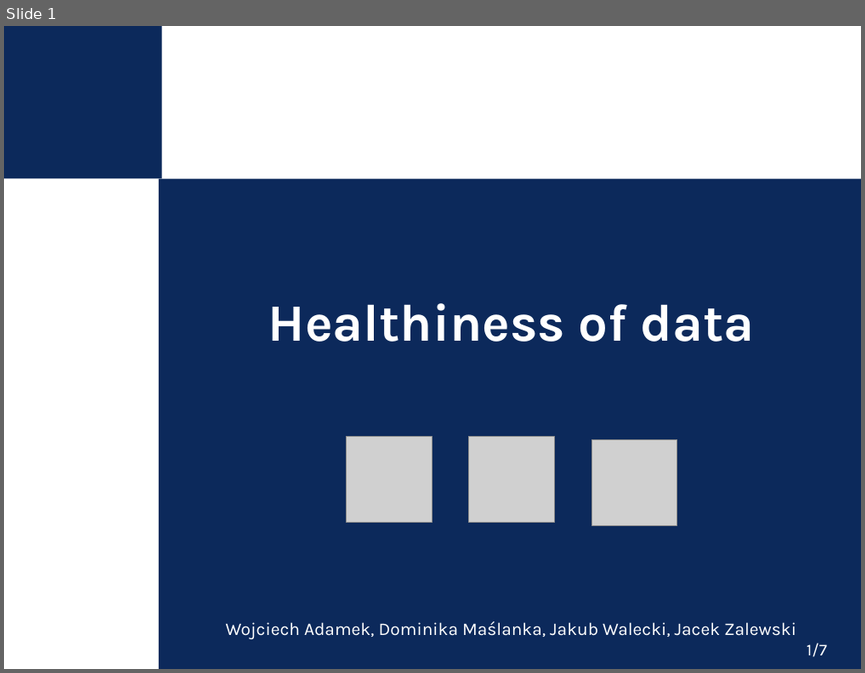
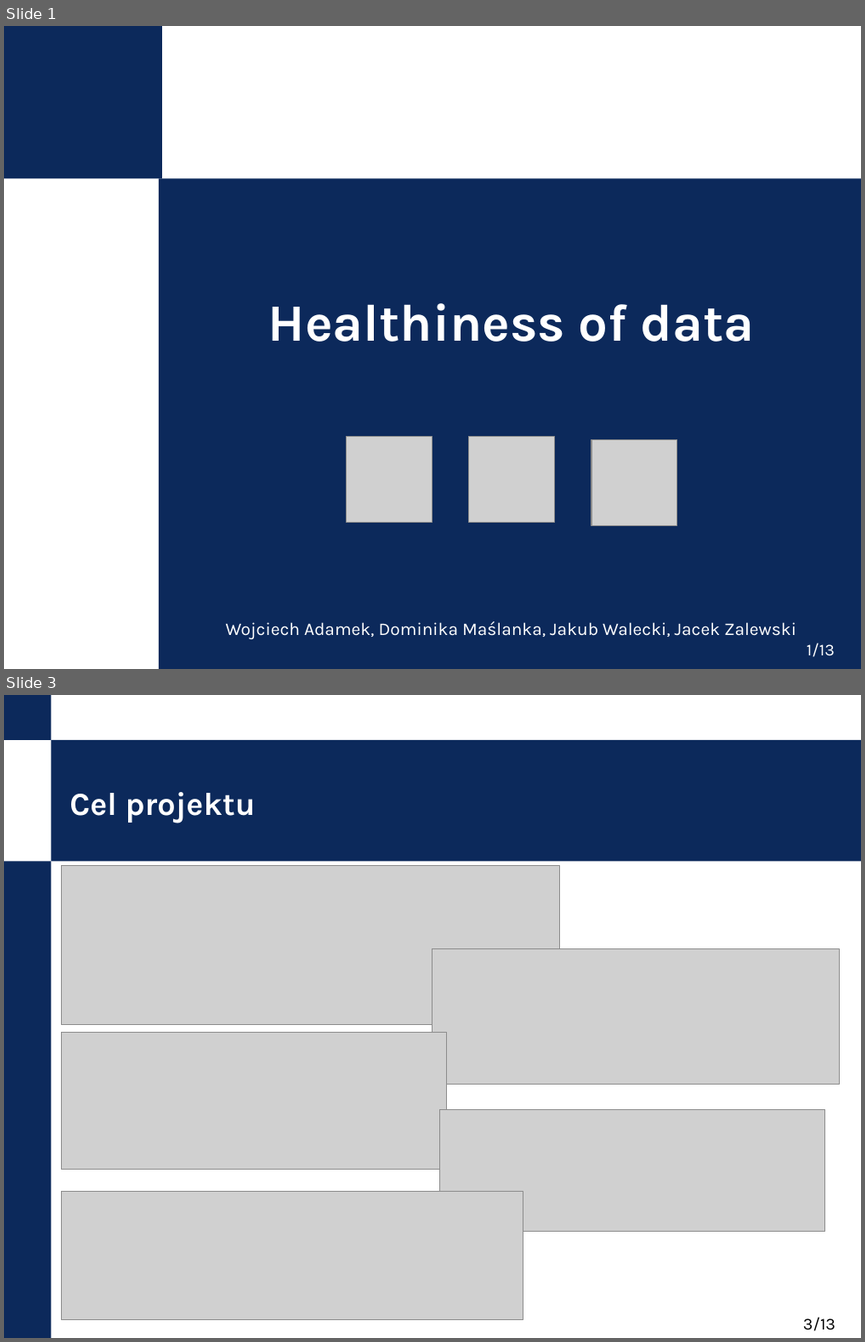
Before and after one commit to nokia-wroclaw/innovativeprojects-healthiness-of-data, a slide deck: KPZ_demo_prezentacja.pptx. Shown one above the other, each under a label of ours: slide 1 before the commit, slides 1 and 3 after it; the slides between them are not shown. The pictures are 865x673 and 865x1342 pixels, drawn with LibreOffice and Linux fonts; fonts in the diff are those of the drawing; grey boxes stand for pictures; background and template pictures are left out. Boxes give left, top, right and bottom in pixels: in the first picture for what was removed or moved away, otherwise in the second. Text is boxed around its words. In the diff, an @@ line names an element or a change of style, - is before the commit and + after.

```diff
--- a/KPZ_demo_prezentacja.pptx
+++ b/KPZ_demo_prezentacja.pptx
@@ slide 3 added at [4, 695, 861, 1338], background #FFFFFF @@
@@ rectangle added at [4, 695, 51, 740], fill #0C295B @@
@@ rectangle added at [51, 740, 861, 862], fill #0C295B @@
@@ title added at [69, 792, 256, 823], 27 pt, text #FFFFFF, bold @@
+Cel projektu
@@ rectangle added at [4, 862, 51, 1338], fill #0C295B @@
@@ picture added at [62, 866, 559, 1024] @@
@@ picture added at [432, 948, 839, 1084] @@
@@ picture added at [62, 1032, 447, 1168] @@
@@ picture added at [439, 1110, 825, 1231] @@
@@ picture added at [62, 1191, 523, 1319] @@
@@ page number added at [803, 1316, 835, 1331], 14 pt, text #000000 @@
+3/13
@@ page number at [806, 642, 834, 657]: text changed @@
-1/7
+1/13
```
Also in this commit, not shown: 5 slides changed, 6 other slides added, 7 slides removed, 4 other files.
